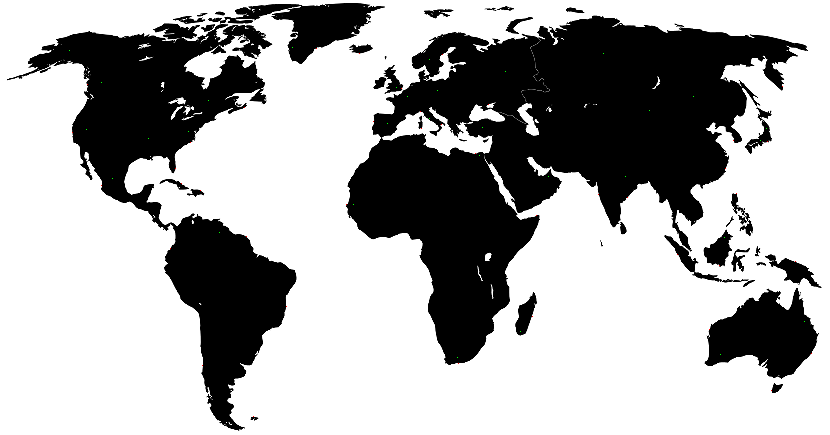
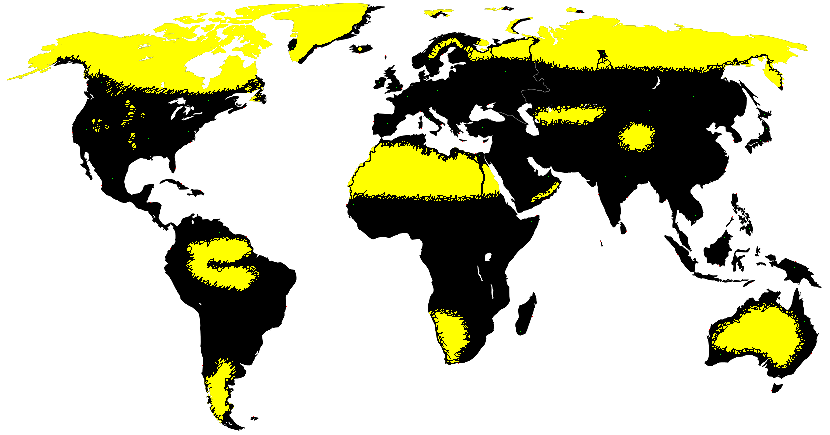
Before/after of a 830 x 435 layered artwork. What changed in the layer stack:
painted on "Livello 1" over (x1=7, y1=3, x2=808, y2=423)
